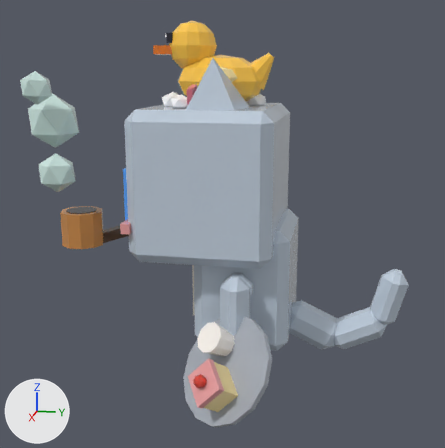
The glTF model assets/cat-cafe/exports/CatCafe_Cat_Bubbles_Work.glb as it was, and as the next commit left it.
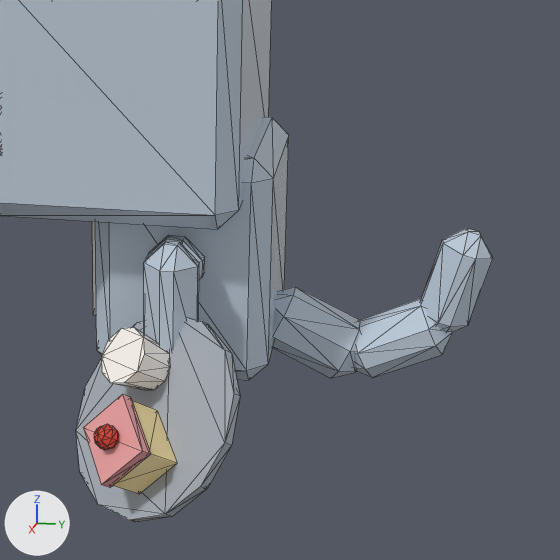
Old and new are each drawn whole from a 50 mm lens placed at (3.418, 0.47, 1.852), pointed at (0.089, -0.196, 1.02) and again close up on the part from 32% to 100% of the width and 32% to 100% of the height. Lighting does not change. The marker at lower left points along +X, +Y and +Z. The last two pictures show the newer version. The close-ups show mesh edges as thin lines. Vertices at exactly the same position are counted once.

In view in the first close-up: 'CatCafe_Cat_Bubbles_Work_Body', 'CatCafe_Cat_Bubbles_Work_Head', 'CatCafe_Cat_Bubbles_Work_Held_Waiter', 'CatCafe_Cat_Bubbles_Work_LegF1', 'CatCafe_Cat_Bubbles_Work_Tail'.
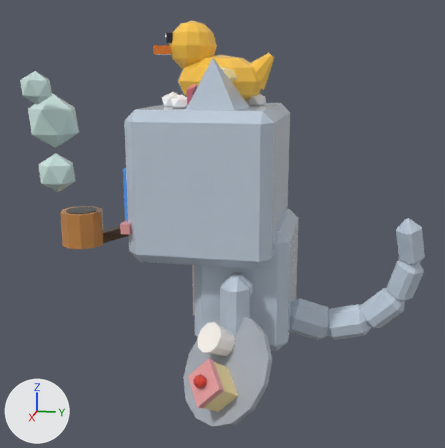
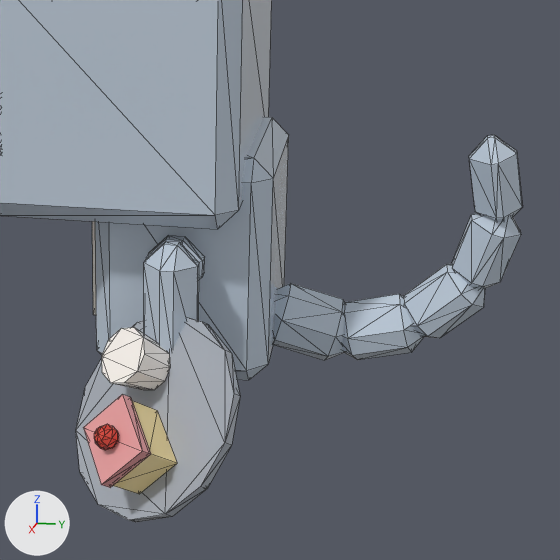
Boxes (x1, y1, x2, y2) around the edits, measured in the close-ups (560 x 560 px):
'CatCafe_Cat_Bubbles_Work_Tail', reshaped (13% wider, 50% taller)
    before: (272, 228, 493, 378)
    after: (273, 135, 522, 360)
part 1 of me_catcafe_cat_bubbles_work_tail, rebuilt (18% narrower, 15% shorter)
    before: (272, 287, 360, 378)
    after: (273, 283, 345, 360)
part 2 of me_catcafe_cat_bubbles_work_tail, rebuilt (17% narrower, 16% shorter)
    before: (354, 299, 453, 378)
    after: (342, 294, 424, 360)
part 3 of me_catcafe_cat_bubbles_work_tail, rebuilt (14% wider, 29% shorter)
    before: (421, 228, 493, 332)
    after: (404, 264, 486, 338)
part 4 of me_catcafe_cat_bubbles_work_tail, added
    after: (452, 213, 521, 289)
part 5 of me_catcafe_cat_bubbles_work_tail, added
    after: (469, 135, 522, 222)

Edits to the bpy script that builds the scene:
```text
Change me_catcafe_cat_bubbles_work_tail:
    used by ob_catcafe_cat_bubbles_work_tail; location = (0.0, 0.19, 0.475)
    remove me_catcafe_cat_bubbles_work_tail.from_pydata(...)  # 72 vertices, 132 faces; spans x -0.095..0.095, y -0.042..0.656, z -0.195..0.308
    add me_catcafe_cat_bubbles_work_tail.from_pydata(...)  # 120 vertices, 220 faces; spans x -0.109..0.166, y -0.037..0.724, z -0.148..0.628
    me_catcafe_cat_bubbles_work_tail part 1: the loose piece of 24 vertices spanning x -0.095..0.095, y -0.042..0.3, z -0.195..0.074 is rebuilt with 24 vertices and now spans x -0.109..0.099, y -0.037..0.258, z -0.148..0.09
    me_catcafe_cat_bubbles_work_tail part 2: the loose piece of 24 vertices spanning x -0.086..0.086, y 0.22..0.554, z -0.186..0.065 is rebuilt with 24 vertices and now spans x -0.101..0.09, y 0.185..0.476, z -0.14..0.082
    me_catcafe_cat_bubbles_work_tail part 3: the loose piece of 24 vertices spanning x -0.076..0.076, y 0.451..0.656, z -0.032..0.308 is rebuilt with 24 vertices and now spans x -0.079..0.107, y 0.404..0.639, z -0.041..0.199
    me_catcafe_cat_bubbles_work_tail part 4: a new loose piece of 24 vertices spanning x -0.04..0.135, y 0.538..0.724, z 0.125..0.41, in mat_catcafe_palette
    me_catcafe_cat_bubbles_work_tail part 5: a new loose piece of 24 vertices spanning x 0.005..0.166, y 0.561..0.721, z 0.345..0.628, in mat_catcafe_palette
```
